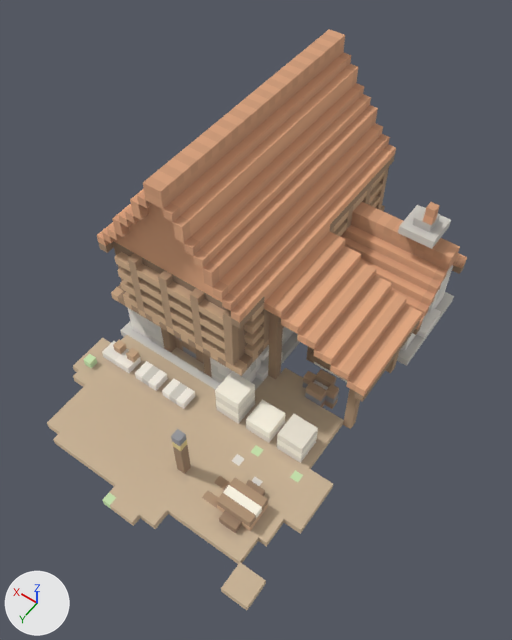
Before and after pictures for a commit that changed the glTF model client/public/models/paper_mill.glb.
Before and after are seen from a camera (50 mm lens) standing at (-3.49, 4.91, 8.57) and looking at (-0.25, 0.37, 1.44). The lights are fixed; the arrows at lower left show +X, +Y and +Z. The picture after the commit comes second. Where no turn or scale is listed for an object, it has been applied to the vertices. Vertices at exactly the same position are counted once.

The scene before the commit, as lines of its bpy script (objects in view):
```python
me_paper_mill = bpy.data.meshes.new('paper_mill')
me_paper_mill.from_pydata(...)  # 3118 vertices, 4820 faces; spans x -2.0..2.0, y -2.88..3.0, z 0.0..3.5
me_paper_mill.materials.append(mat_palette)
ob_paper_mill = bpy.data.objects.new('paper_mill', me_paper_mill)
ob_paper_mill.location = (0.0, 0.0, 0.0)
```
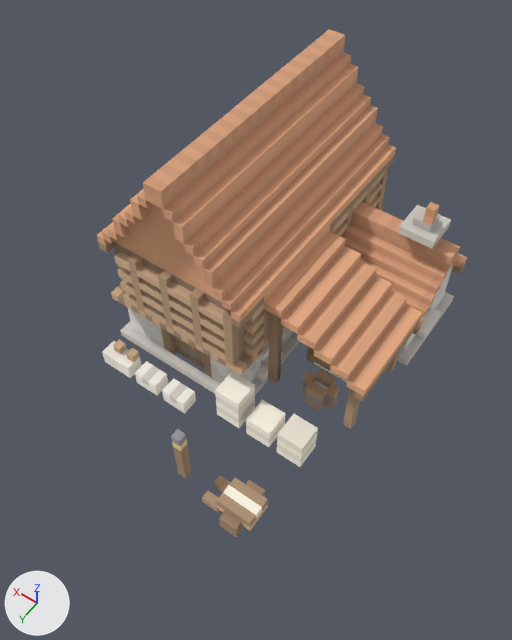
Where the change shows, as pixel boxes (x1, y1, x2, y2) in the pictures (512 x 640 px):
'paper_mill', reshaped (12% narrower, 13% shorter): before (47, 29, 467, 610); after (97, 29, 467, 537)
part 1 of me_paper_mill, cut back: before (47, 331, 357, 610); after (102, 327, 318, 537)
part 2 of me_paper_mill, edited (looks the same): (105, 342, 325, 532) in both

The change in detail:
me_paper_mill is used by ob_paper_mill; location (0.0, 0.0, 0.0).
me_paper_mill had 3118 vertices, 4820 faces and spanned x -2.0..2.0, y -2.88..3.0, z 0.0..3.5.
me_paper_mill now has 2897 vertices, 4484 faces and spans x -1.88..1.88, y -2.88..2.38, z 0.0..3.5.
me_paper_mill part 1: 3 vertices moved from x 0.0..1.5, y 1.12..1.38, z 0.12 to x -0.12..1.5, y 1.0..1.38, z 0.0; 287 vertices removed from x -2.0..2.0, y 0.0..3.0, z 0.0..0.25; 66 vertices added at x -1.5..1.75, y 0.12..2.38, z 0.0..0.25.
me_paper_mill part 2: 86 kept faces spanning x -1.5..1.75, y 0.12..2.38, z 0.0..0.25 get new vertex colours.
